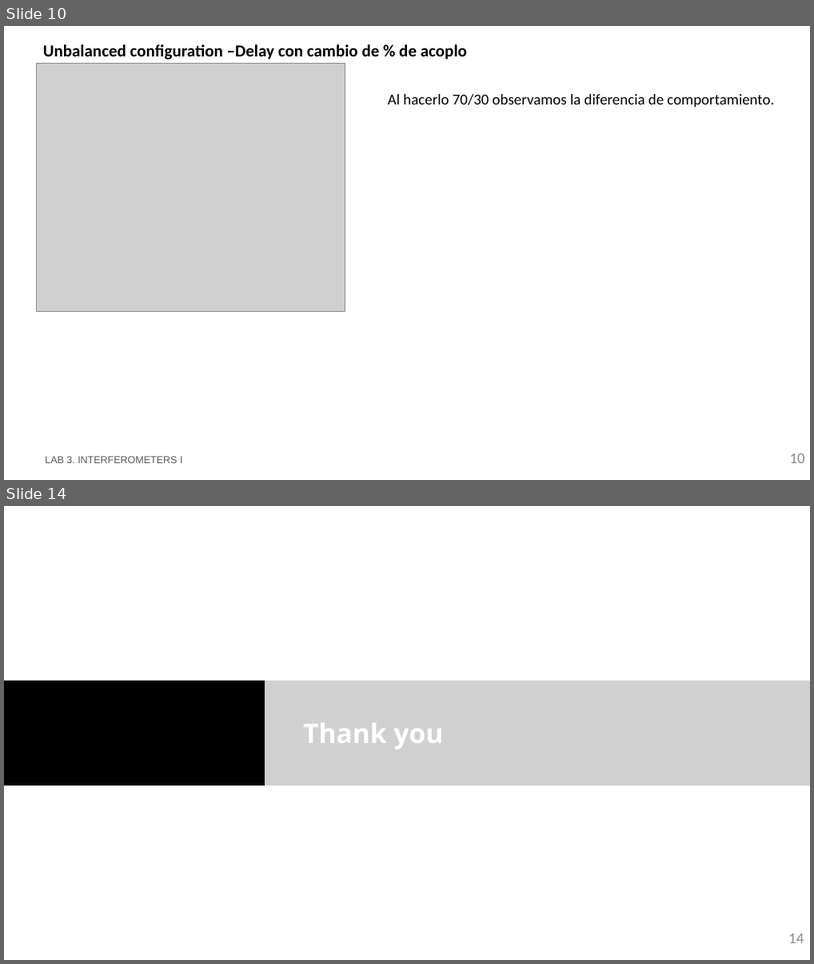
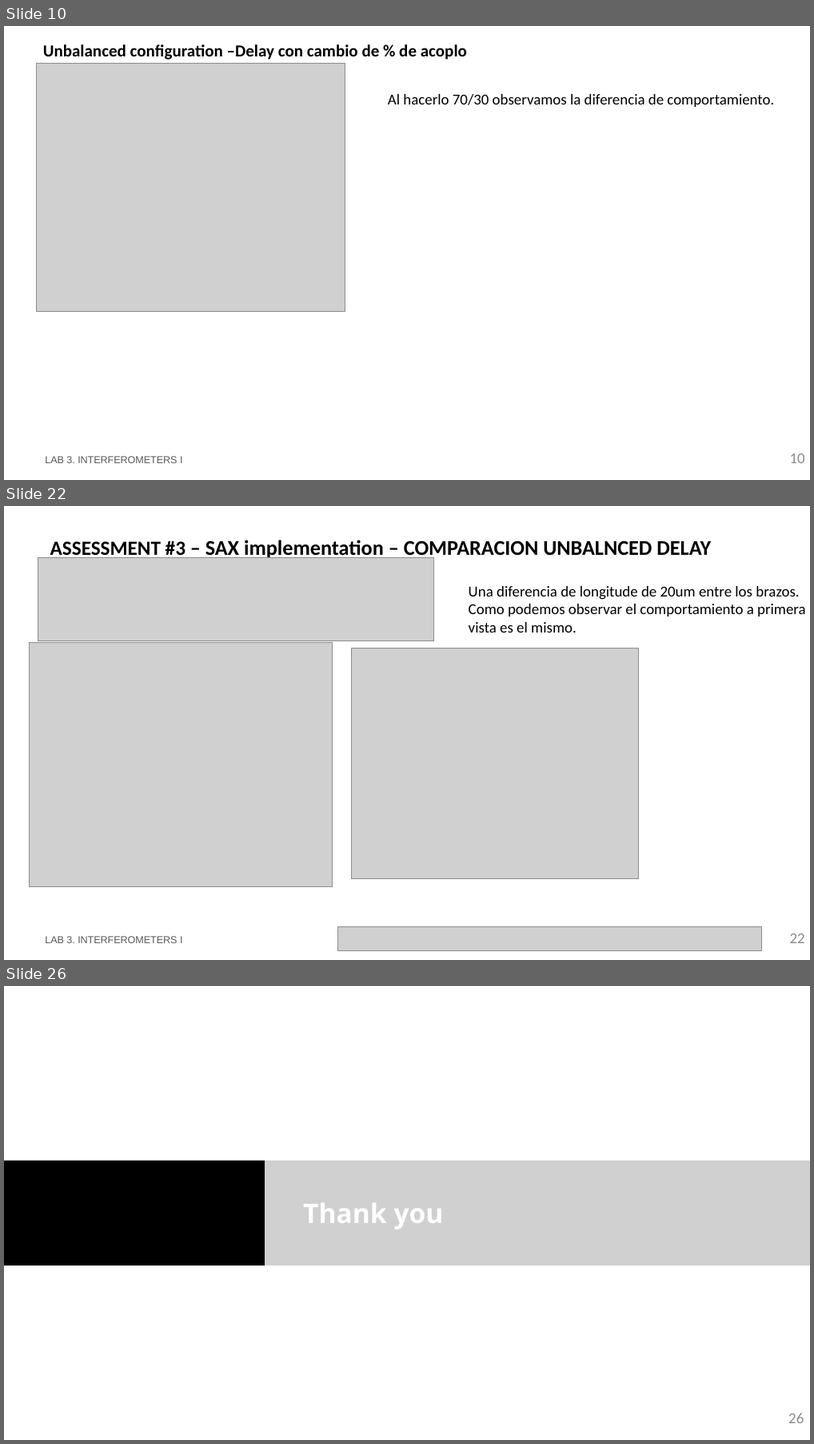
Before and after one commit to RobertoFernandezSevilla/pic-upv-lab3, a slide deck: LabBook_3.pptx. Shown one above the other, each under a label of ours: slides 10 and 14 before the commit, slides 10, 22 and 26 after it; the slides between them are not shown. The pictures are 814x964 and 814x1444 pixels, drawn with LibreOffice and Linux fonts; fonts in the diff are those of the drawing; grey boxes stand for pictures; background and template pictures are left out. Boxes give left, top, right and bottom in pixels: in the first picture for what was removed or moved away, otherwise in the second. Text is boxed around its words. In the diff, an @@ line names an element or a change of style, - is before the commit and + after.

```diff
--- a/LabBook_3.pptx
+++ b/LabBook_3.pptx
@@ slide 22 added at bbox=[4, 506, 810, 960], background #FFFFFF @@
@@ title added at bbox=[50, 540, 711, 560], 25 pt, text #000000, bold @@
+ASSESSMENT #3 – SAX implementation – COMPARACION UNBALNCED DELAY
@@ picture added at bbox=[38, 557, 434, 640] @@
@@ text added at bbox=[469, 586, 806, 632], 18 pt, text #000000 @@
+Una diferencia de longitude de 20um entre los brazos.
+Como podemos observar el comportamiento a primera
+vista es el mismo.
@@ picture added at bbox=[30, 642, 333, 886] @@
@@ picture added at bbox=[352, 648, 639, 879] @@
@@ text added at bbox=[45, 936, 182, 943], 12 pt, text #585858 @@
+LAB 3. INTERFEROMETERS I
@@ picture added at bbox=[338, 927, 762, 951] @@
@@ page number added at bbox=[790, 933, 806, 943], 18 pt, text #8C8C8C @@
+22
@@ what was slide 14 is now slide 26 @@
@@ page number at bbox=[789, 1412, 804, 1423]: text changed @@
-14
+26
```
Also in this commit, not shown: 11 other slides added, 1 other file.
